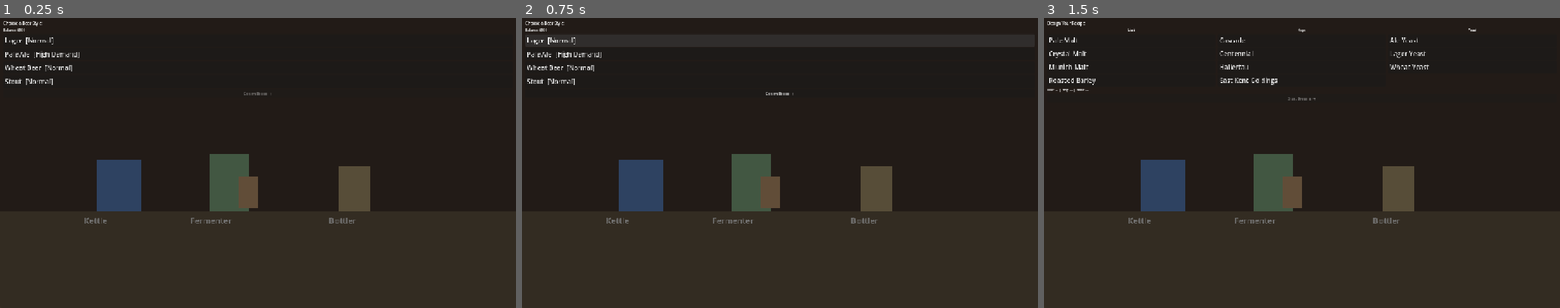
Above: before the commit, frames 1-3 (left to right).
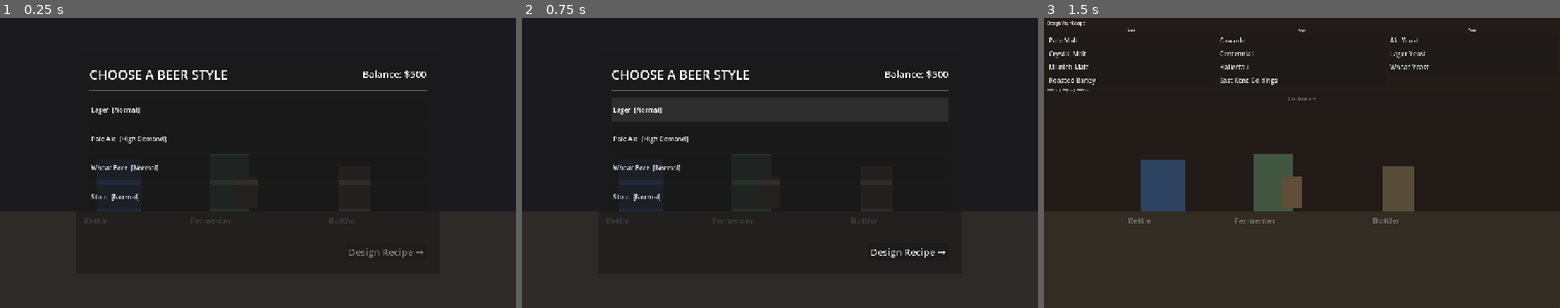
Above: after the commit, the same moments.

Repository: gregario/beerbrew-tycoon
Game: Godot game, scene res://scenes/Game.tscn
Two runs of this game, one before a commit and one after it. Both use one fixed random seed, a clock stepped at 60 frames per second and the inputs below.
Inputs:
- Up to frame 1 (0.25 s): no input
- Up to frame 2 (0.75 s): click "Lager [Normal]" at 0.5 s
- Up to frame 3 (1.5 s): click "Design Recipe →" at 1.25 s

The runs differ from the first frame. In frame 1, 6.0% of the frame differs, in the area x 0-83%, y 1-83%; in frame 2, 6.1%; in frame 3, nothing differs.

Commit message:
feat: redesign StylePicker with card layout and Kenney theme
Replace full-screen Panel with centered 900x550 card over dim overlay.
Add header row with title/balance, footer row with next button, and
60px minimum button height for proper touch targets.

Co-Authored-By: Claude Opus 4.6 <noreply@anthropic.com>

Diff:
--- a/src/ui/StylePicker.gd
+++ b/src/ui/StylePicker.gd
@@ -11,10 +11,10 @@
 	"res://data/styles/stout.tres",
 ]
 
-@onready var style_buttons_container: VBoxContainer = $Panel/VBox/StyleButtons
-@onready var next_button: Button = $Panel/VBox/NextButton
-@onready var title_label: Label = $Panel/VBox/Title
-@onready var balance_label: Label = $Panel/VBox/BalanceLabel
+@onready var style_buttons_container: VBoxContainer = $CardPanel/MarginContainer/VBox/StyleButtons
+@onready var next_button: Button = $CardPanel/MarginContainer/VBox/FooterRow/NextButton
+@onready var title_label: Label = $CardPanel/MarginContainer/VBox/HeaderRow/Title
+@onready var balance_label: Label = $CardPanel/MarginContainer/VBox/HeaderRow/BalanceLabel
 
 var _styles: Array = []
 var _selected_style: Resource = null
@@ -47,6 +47,7 @@
 		var btn := Button.new()
 		btn.text = "%s  [%s]" % [style.style_name, demand_label]
 		btn.alignment = HORIZONTAL_ALIGNMENT_LEFT
+		btn.custom_minimum_size.y = 60
 		btn.pressed.connect(_on_style_button_pressed.bind(style, btn))
 		style_buttons_container.add_child(btn)
 		_style_buttons.append(btn)
--- a/src/ui/StylePicker.tscn
+++ b/src/ui/StylePicker.tscn
@@ -7,31 +7,61 @@
 anchor_bottom = 1.0
 script = ExtResource("1_style_picker")
 
-[node name="Panel" type="Panel" parent="."]
+[node name="DimOverlay" type="ColorRect" parent="."]
 anchor_right = 1.0
 anchor_bottom = 1.0
+color = Color(0.059, 0.09, 0.141, 0.6)
 
-[node name="VBox" type="VBoxContainer" parent="Panel"]
+[node name="CardPanel" type="PanelContainer" parent="."]
+anchor_left = 0.5
+anchor_top = 0.5
+anchor_right = 0.5
+anchor_bottom = 0.5
+offset_left = -450.0
+offset_top = -275.0
+offset_right = 450.0
+offset_bottom = 275.0
+
+[node name="MarginContainer" type="MarginContainer" parent="CardPanel"]
 anchor_right = 1.0
 anchor_bottom = 1.0
-offset_left = 8.0
-offset_top = 6.0
-offset_right = -8.0
-offset_bottom = -6.0
-theme_override_constants/separation = 4
+grow_horizontal = 2
+grow_vertical = 2
+theme_override_constants/margin_left = 32
+theme_override_constants/margin_top = 32
+theme_override_constants/margin_right = 32
+theme_override_constants/margin_bottom = 32
 
-[node name="Title" type="Label" parent="Panel/VBox"]
-text = "Choose a Beer Style"
-theme_override_font_sizes/font_size = 10
+[node name="VBox" type="VBoxContainer" parent="CardPanel/MarginContainer"]
+anchor_right = 1.0
+anchor_bottom = 1.0
+size_flags_horizontal = 3
+size_flags_vertical = 3
+theme_override_constants/separation = 16
 
-[node name="BalanceLabel" type="Label" parent="Panel/VBox"]
+[node name="HeaderRow" type="HBoxContainer" parent="CardPanel/MarginContainer/VBox"]
+
+[node name="Title" type="Label" parent="CardPanel/MarginContainer/VBox/HeaderRow"]
+text = "CHOOSE A BEER STYLE"
+theme_override_font_sizes/font_size = 32
+size_flags_horizontal = 3
+
+[node name="BalanceLabel" type="Label" parent="CardPanel/MarginContainer/VBox/HeaderRow"]
 text = "Balance: $500"
-theme_override_font_sizes/font_size = 8
+theme_override_font_sizes/font_size = 24
+horizontal_alignment = 2
 
-[node name="StyleButtons" type="VBoxContainer" parent="Panel/VBox"]
-theme_override_constants/separation = 3
+[node name="HSeparator" type="HSeparator" parent="CardPanel/MarginContainer/VBox"]
 
-[node name="NextButton" type="Button" parent="Panel/VBox"]
+[node name="StyleButtons" type="VBoxContainer" parent="CardPanel/MarginContainer/VBox"]
+size_flags_vertical = 3
+theme_override_constants/separation = 12
+
+[node name="FooterRow" type="HBoxContainer" parent="CardPanel/MarginContainer/VBox"]
+alignment = 2
+
+[node name="NextButton" type="Button" parent="CardPanel/MarginContainer/VBox/FooterRow"]
 text = "Design Recipe →"
 disabled = true
-theme_override_font_sizes/font_size = 9
+theme_override_font_sizes/font_size = 24
+custom_minimum_size = Vector2(200, 44)
